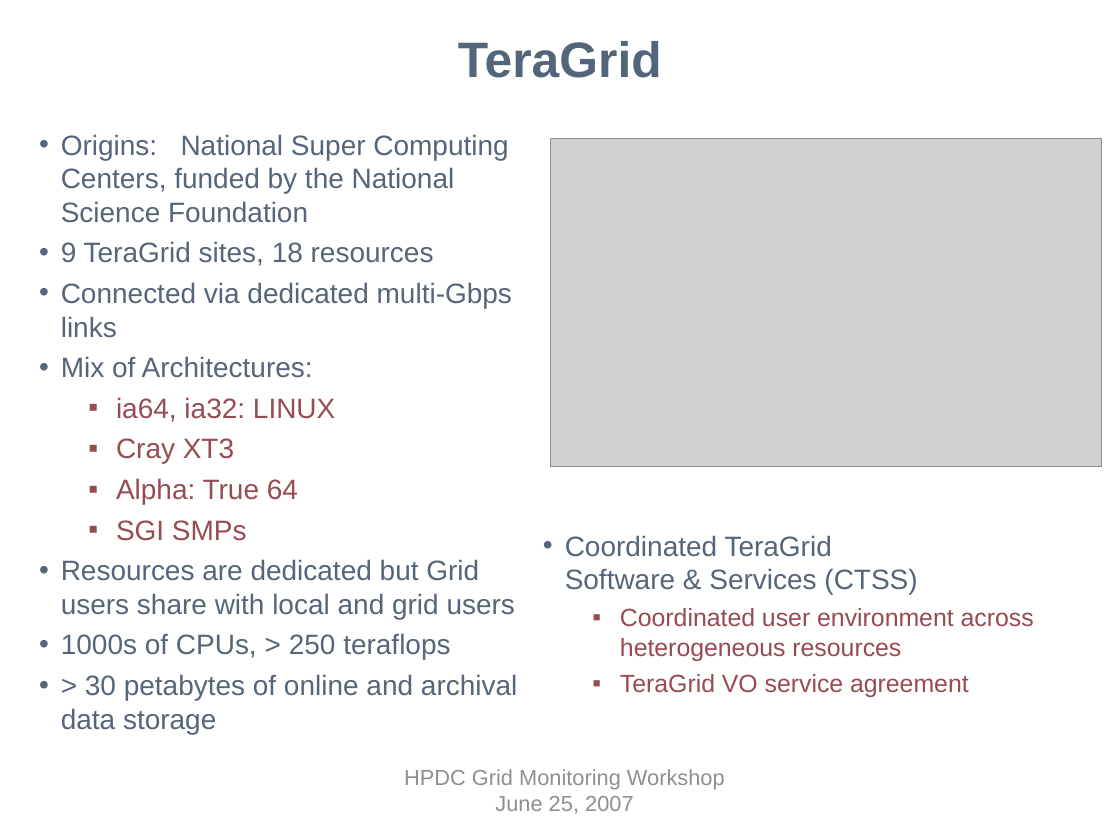
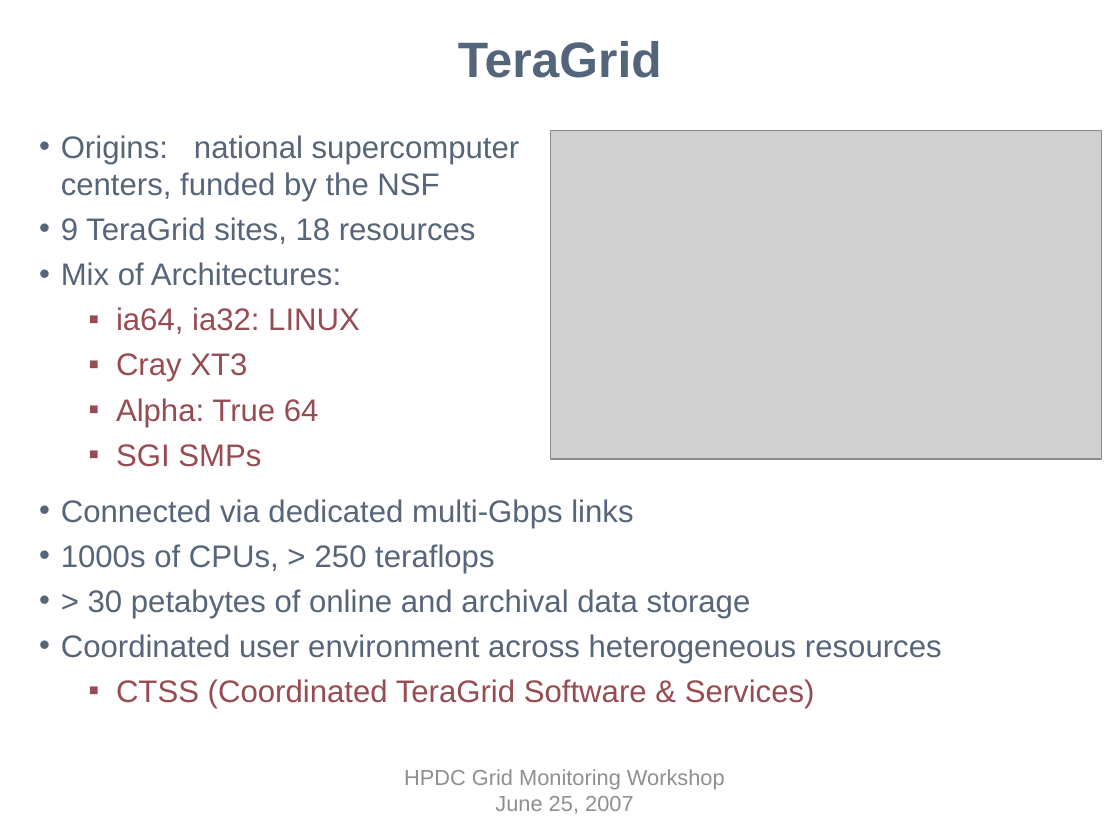
Before and after one commit to IncaProject/inca-xsede, a slide deck: slide 2 of talks/inca-gmw07.ppt. Drawn at 1120x840 pixels with LibreOffice and Linux fonts; fonts in the diff are those of the drawing; grey boxes stand for pictures; background and template pictures are left out. Boxes give left, top, right and bottom in pixels: in the first picture for what was removed or moved away, otherwise in the second. Text is boxed around its words. In the diff, an @@ line names an element or a change of style, - is before the commit and + after.

```diff
--- a/talks/inca-gmw07.ppt
+++ b/talks/inca-gmw07.ppt
@@ text at (61, 135, 520, 201): text changed; size 18 to 20 pt @@
-• Origins: National Super Computing Centers, funded by the National Science Foundation
+• Origins: national supercomputer centers, funded by the NSF
@@ picture: place and size @@
-picture at (551, 138, 1102, 466)
+picture at (551, 131, 1102, 459)
@@ text at (61, 217, 476, 467): size 18 to 20 pt in "9 TeraGrid sites, 18 resources", "Mix of Architectures:", "ia64, ia32: LINUX", "Cray XT3" and 2 more places @@
@@ text at (61, 282, 512, 338): paragraph removed @@
-• Connected via dedicated multi-Gbps links
@@ text "Connected via dedicated multi-Gbps links": place and size @@
-text "Connected via dedicated multi-Gbps links" at (565, 535, 1034, 697)
+text "Connected via dedicated multi-Gbps links" at (61, 499, 942, 708)
@@ text at (61, 499, 751, 618): text changed; size 18 to 20 pt @@
-• Coordinated TeraGrid
-  Software & Services (CTSS)
+• Connected via dedicated multi-Gbps links
+• 1000s of CPUs, > 250 teraflops
+• > 30 petabytes of online and archival data storage
@@ text at (61, 559, 517, 734): paragraphs removed @@
-• Resources are dedicated but Grid users share with local and grid users
-• 1000s of CPUs, > 250 teraflops
-• > 30 petabytes of online and archival data storage
@@ text at (61, 634, 942, 663): size 16 to 20 pt, text colour #974B52 to #566579 in "Coordinated user environment across heterogeneous resources"; bullet ▪ to •; list level 2 to 1 in "Coordinated user environment across heterogeneous ..."; bullet colour #974B52 to #566579 @@
@@ text at (116, 679, 815, 708): text changed; size 16 to 20 pt @@
-  ▪ TeraGrid VO service agreement
+  ▪ CTSS (Coordinated TeraGrid Software & Services)
```
Also in this commit, not shown: 9 other slides changed.
